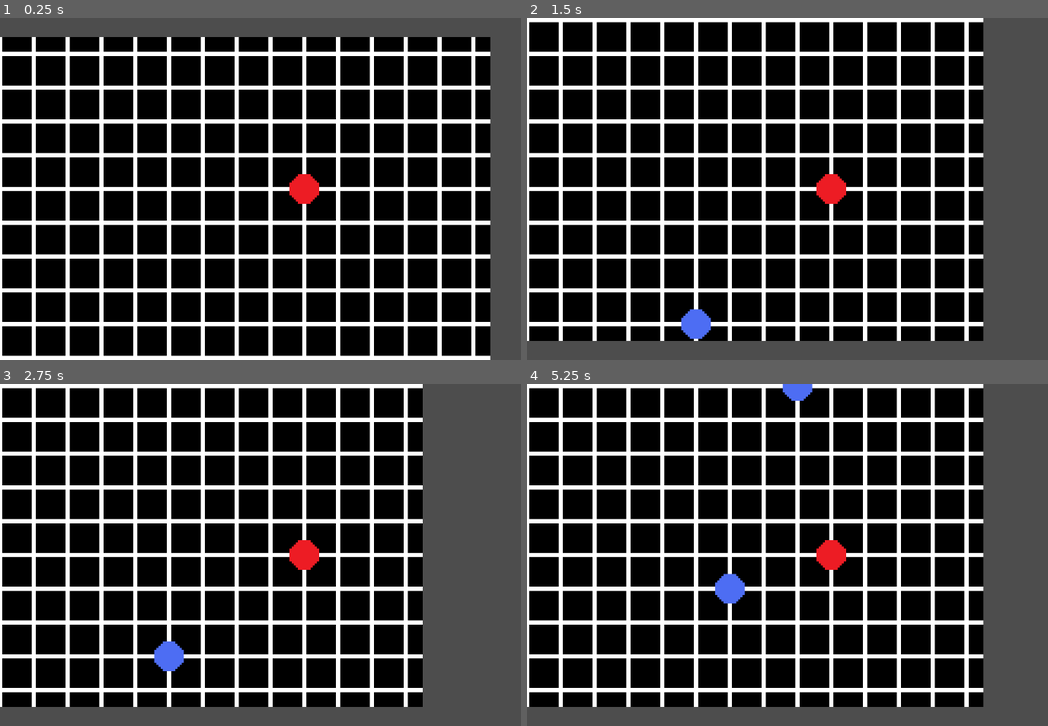
Above: before the commit, frames 1-4 (two rows, left to right).
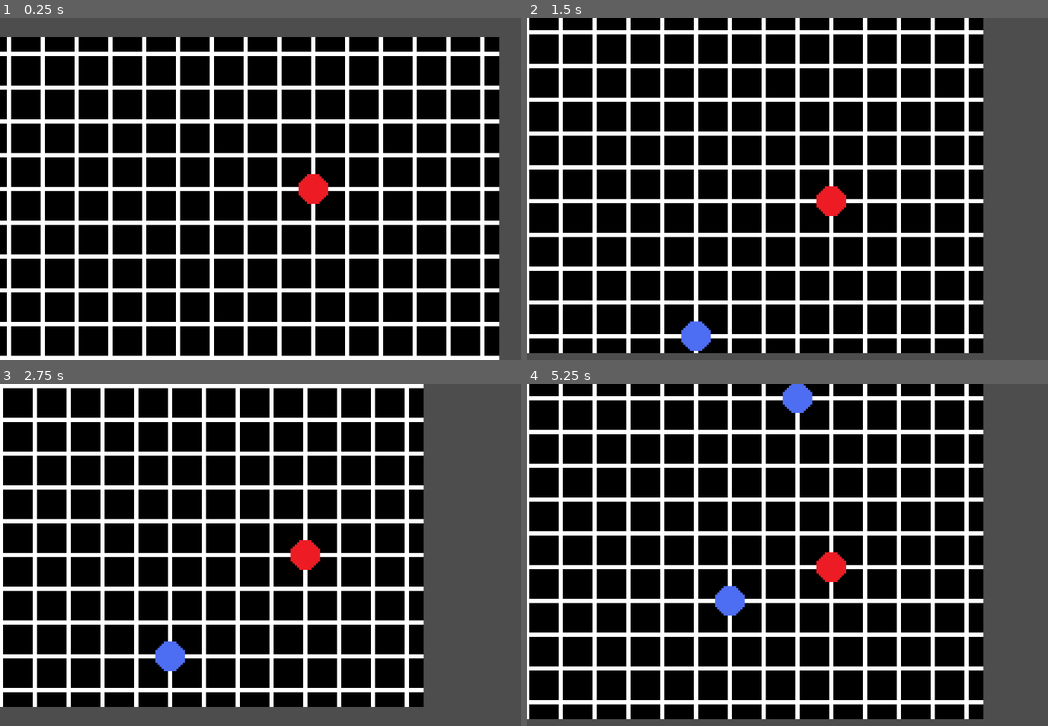
Above: after the commit, the same moments.

Repository: loheesong/origin-godot
Game: Godot game, scene res://scenes/play_area.tscn
The game is run twice, just before and just after one commit, with the same random seed, the same clock (stepped at 60 frames per second) and the same inputs.
Inputs:
- Up to frame 1 (0.25 s): no input
- Up to frame 2 (1.5 s): tap Enter at 0.5 s; hold D (move_right) 0.53-1.28 s; tap E (Attack_1) at 0.6 s; hold S (move_down) from 1.28 s (still down); tap N at 1.35 s
- Up to frame 3 (2.75 s): release S (move_down) at 2.03 s; hold D (move_right) from 2.03 s (still down); tap M at 2.1 s
- Up to frame 4 (5.25 s): release D (move_right) at 2.78 s; hold W (move_up) 2.78-3.53 s; tap E (Attack_1) at 2.85, 5.1 s; hold A (move_left) 3.53-5.03 s; tap N at 3.6 s; tap M at 4.35 s; tap Space at 5 s; hold S (move_down) from 5.03 s (still down)

The runs differ from the first frame. In frame 1, 24% of the frame differs, in the area x 0-96%, y 5-100%; in frame 2, 25%; in frame 3, 6.1%; in frame 4, 25%, in the area x 0-88%, y 0-98%.

Commit message:
player kill itself

Diff:
--- a/scenes/enemy.gd
+++ b/scenes/enemy.gd
@@ -15,11 +15,10 @@
 func _on_area_entered(area: Area2D) -> void:
 	if area.name == "Player":
 		print("Collided lol")
-
+		area.queue_free()
 
 func _on_player_moved(pos: Vector2) -> void:
 	dest = pos
-
 
 func _on_enemy_turn_started() -> void:
 	move_towards_player()
--- a/scenes/play_area.tscn
+++ b/scenes/play_area.tscn
@@ -35,6 +35,7 @@
 
 [node name="Camera2D" type="Camera2D" parent="Player"]
 zoom = Vector2(4, 4)
+position_smoothing_enabled = true
 
 [node name="MobPath" type="Path2D" parent="."]
 visible = false
